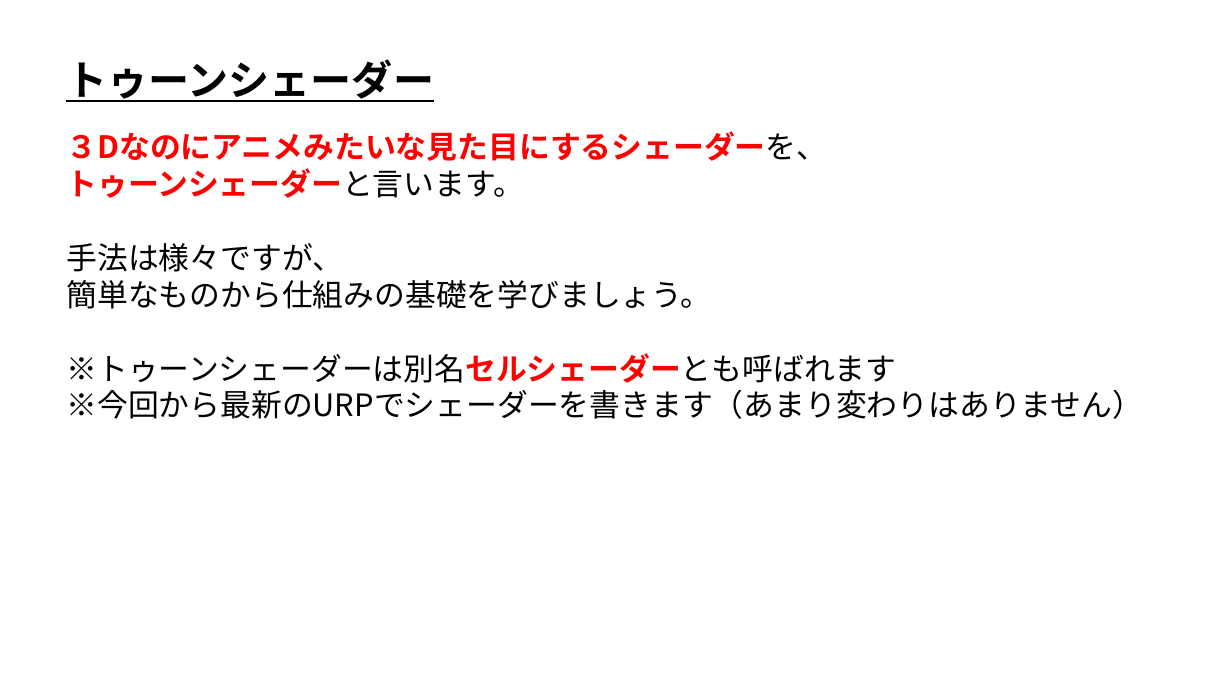
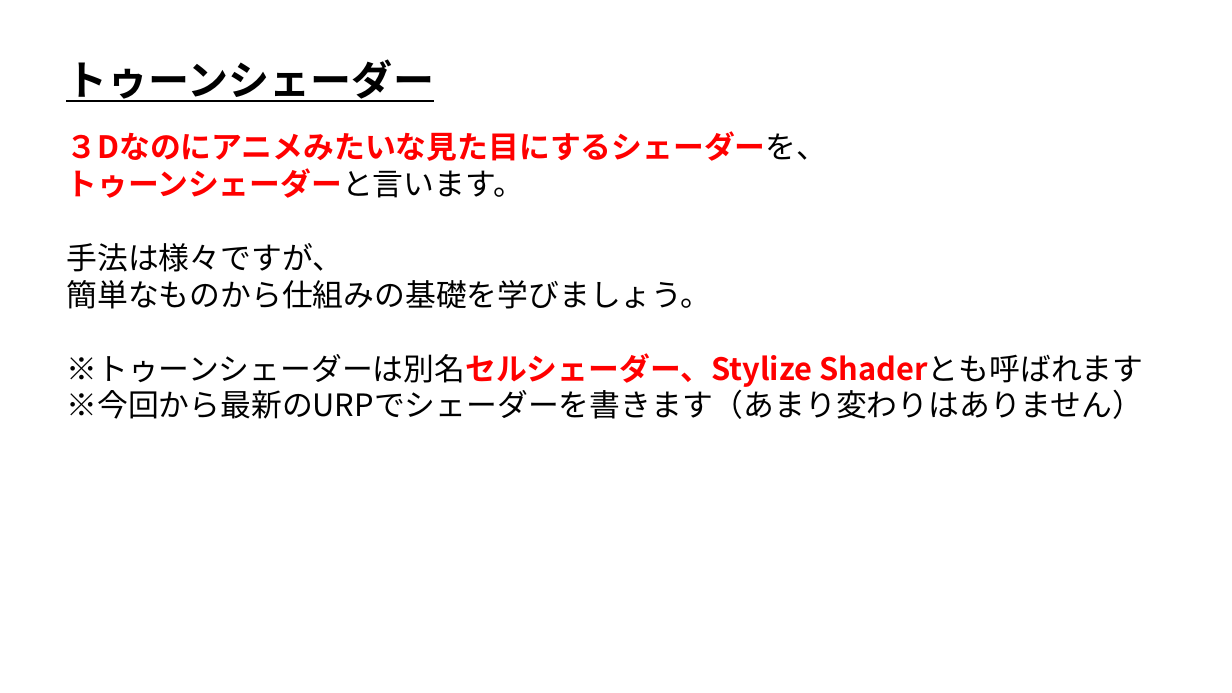
Before and after one commit to ArakiYusuke-Ohara/Textbook, a slide deck: slide 1 of ゲーム科2年/01_後期/ゲームプログラミング応用Ⅰ/07_トゥーンシェーダー基礎編.pptx. Drawn at 1232x693 pixels with LibreOffice and Linux fonts; fonts in the diff are those of the drawing. Boxes give left, top, right and bottom in pixels: in the first picture for what was removed or moved away, otherwise in the second. Text is boxed around its words. In the diff, an @@ line names an element or a change of style, - is before the commit and + after.

```diff
--- a/ゲーム科2年/01_後期/ゲームプログラミング応用Ⅰ/07_トゥーンシェーダー基礎編.pptx
+++ b/ゲーム科2年/01_後期/ゲームプログラミング応用Ⅰ/07_トゥーンシェーダー基礎編.pptx
@@ text at [66,353,1144,387]: text changed; text colour #000000 to #FF0000; bold on @@
-※トゥーンシェーダーは別名セルシェーダーとも呼ばれます
+※トゥーンシェーダーは別名セルシェーダー、Stylize Shaderとも呼ばれます
```
Also in this commit, not shown: 4 other files.
